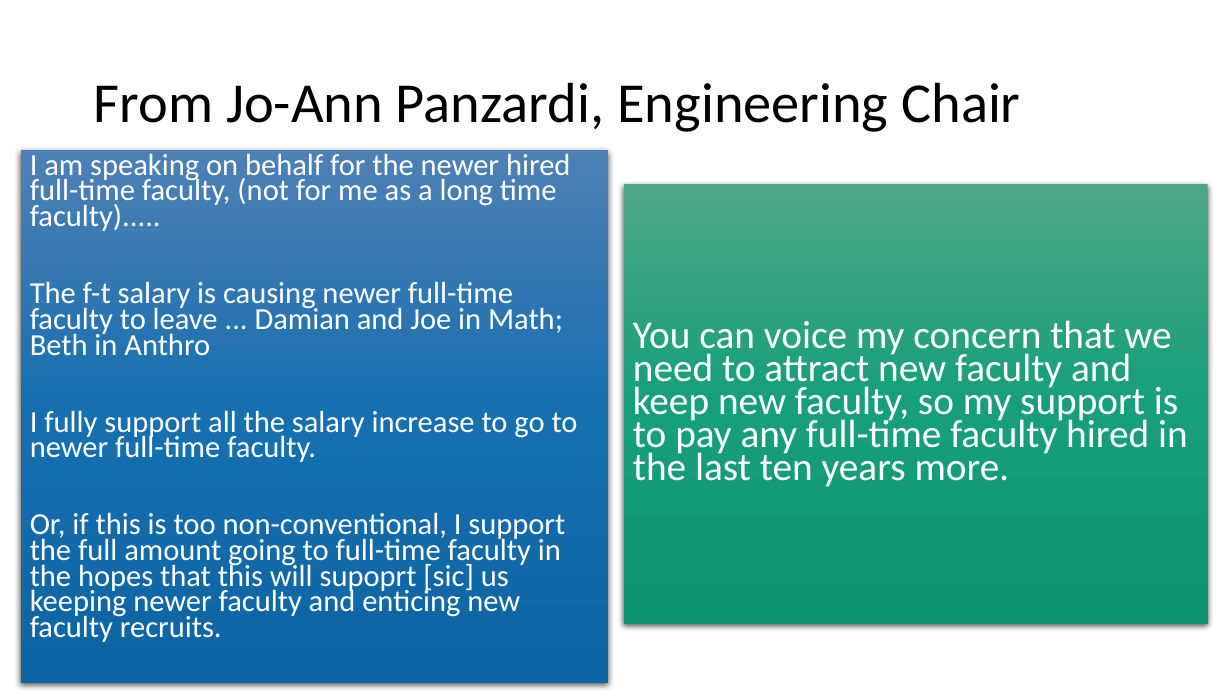
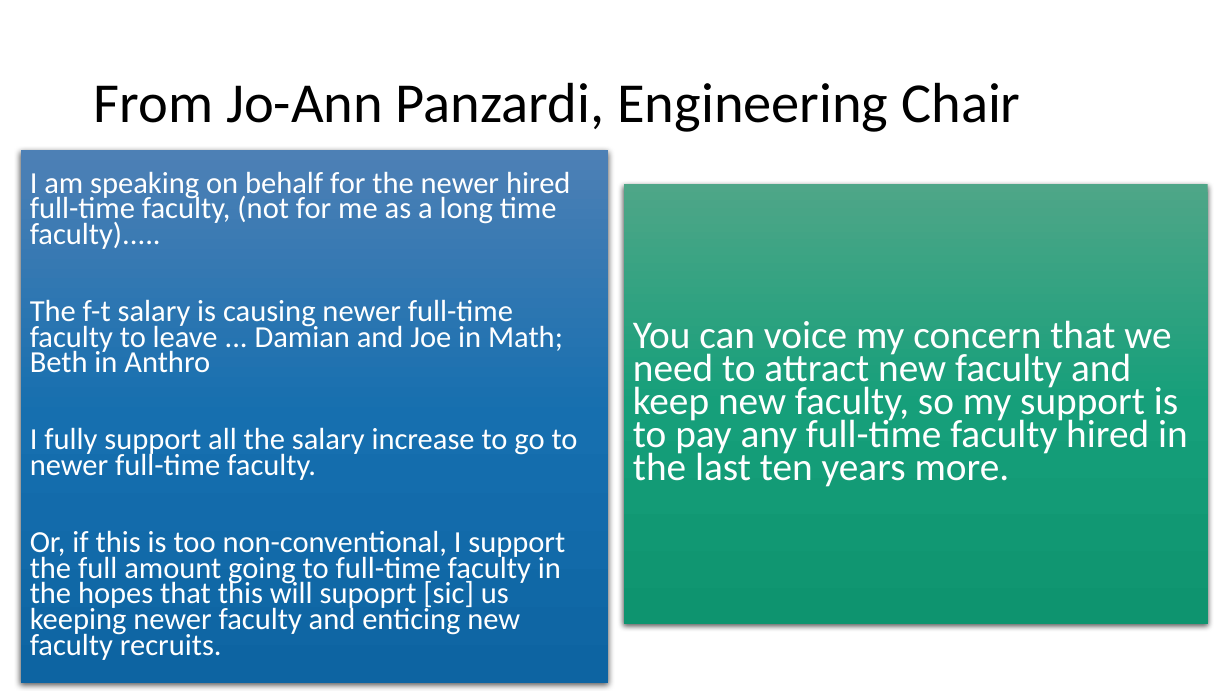
Before and after one commit to jeffreybergamini/ccc-salary-study, a slide deck: slide 13 of cabrillo-summary.pptx. Drawn at 1232x693 pixels with LibreOffice and Linux fonts; fonts in the diff are those of the drawing. Boxes give left, top, right and bottom in pixels: in the first picture for what was removed or moved away, otherwise in the second. Text is boxed around its words. In the diff, an @@ line names an element or a change of style, - is before the commit and + after.

```diff
--- a/cabrillo-summary.pptx
+++ b/cabrillo-summary.pptx
@@ text "I am speaking on behalf ..." at <box>20,150,608,682</box>: vertical alignment top to middle @@
```
Also in this commit, not shown: 11 other slides changed, 1 other file.
